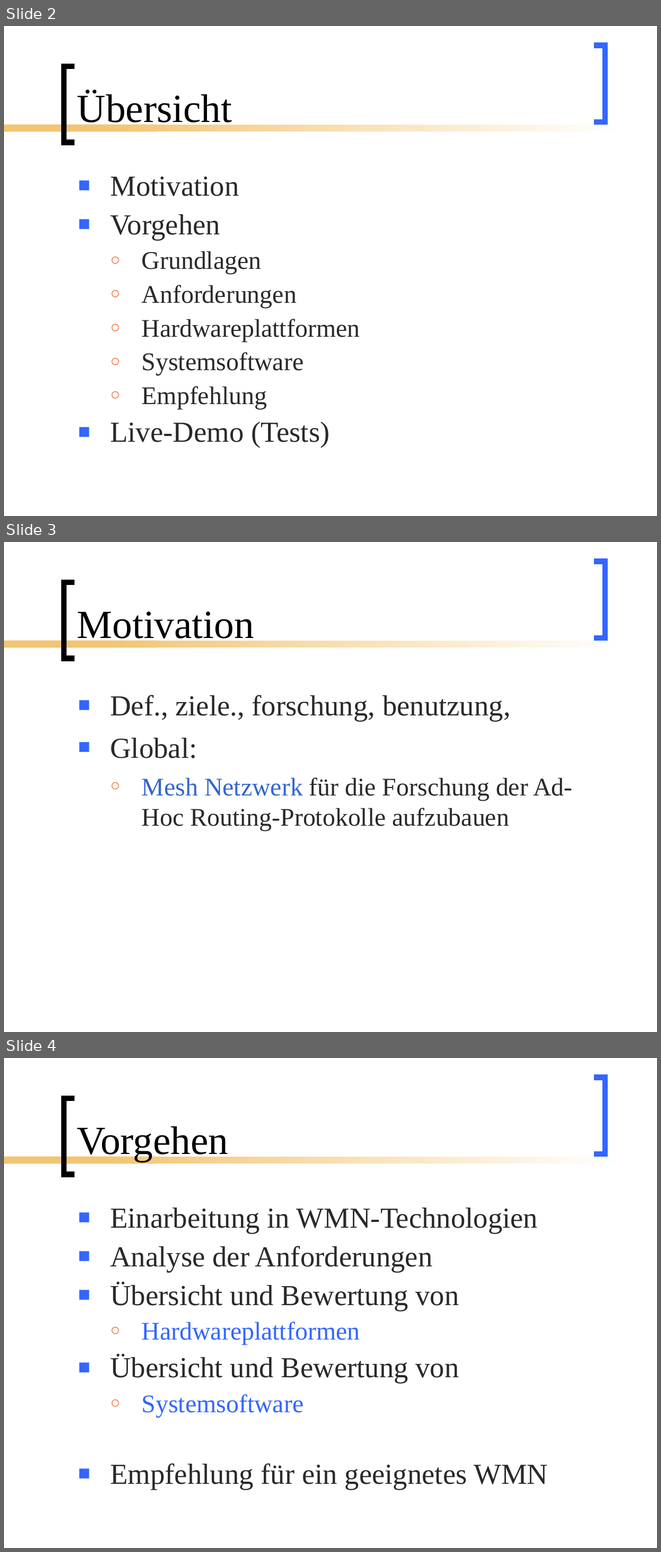
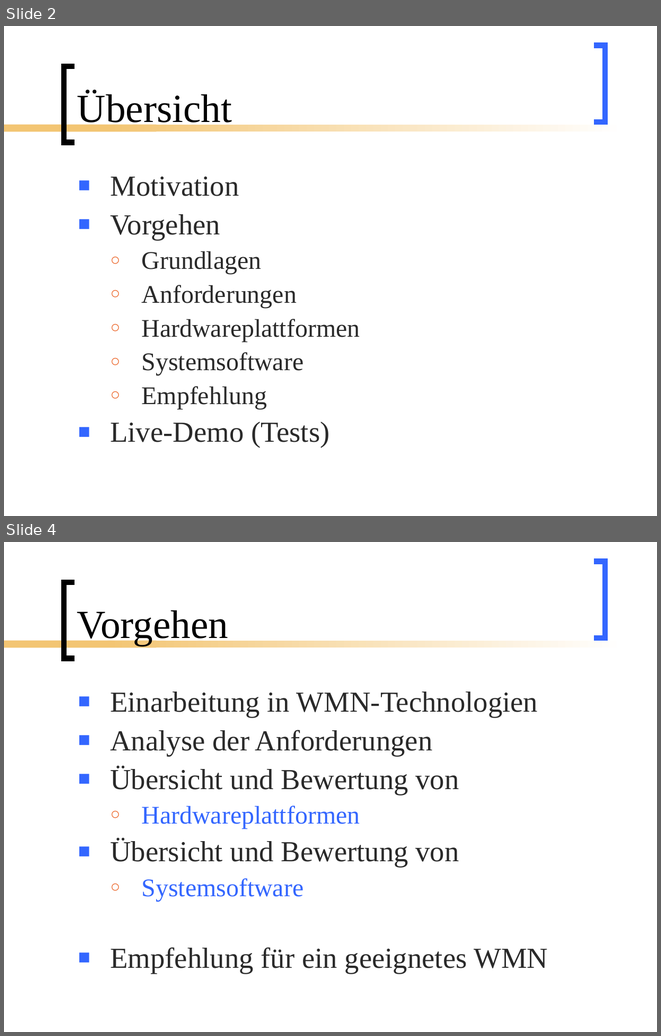
Before and after one commit to BackupTheBerlios/mesh2nexus-svn, a slide deck: documents/folien/MeshNew.ppt. Shown one above the other, each under a label of ours: slides 2, 3 and 4 before the commit, slides 2 and 4 after it; the slides between them are not shown. The pictures are 661x1552 and 661x1036 pixels, drawn with LibreOffice and Linux fonts; fonts in the diff are those of the drawing. Boxes give left, top, right and bottom in pixels: in the first picture for what was removed or moved away, otherwise in the second. Text is boxed around its words. In the diff, an @@ line names an element or a change of style, - is before the commit and + after.

```diff
--- a/documents/folien/MeshNew.ppt
+++ b/documents/folien/MeshNew.ppt
@@ slide 3 removed at box(4, 542, 657, 1032), background #FFFFFF; not listed: 4 template elements that a slide beside it also shows @@
@@ title removed at box(77, 611, 254, 646) @@
-Motivation
@@ text removed at box(110, 695, 572, 831) @@
-■ Def., ziele., forschung, benutzung,
-■ Global:
-  ○ Mesh Netzwerk für die Forschung der Ad-Hoc Routing-Protokolle aufzubauen
```
Also in this commit, not shown: 2 slides changed, 2 slides added.
